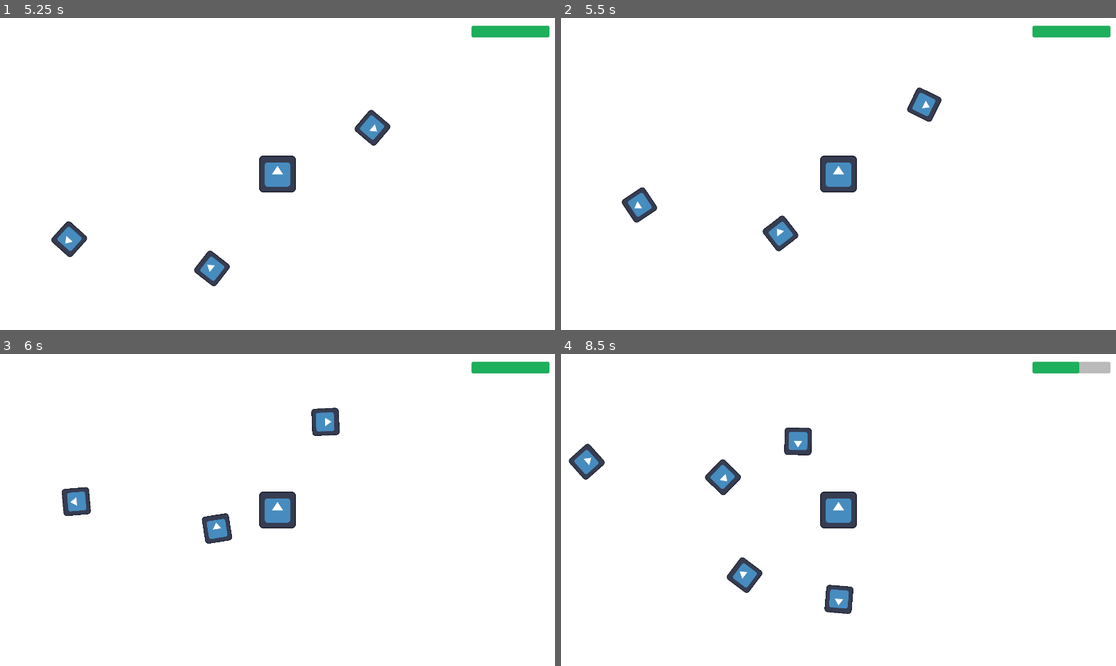
Above: before the commit, frames 1-4 (two rows, left to right).
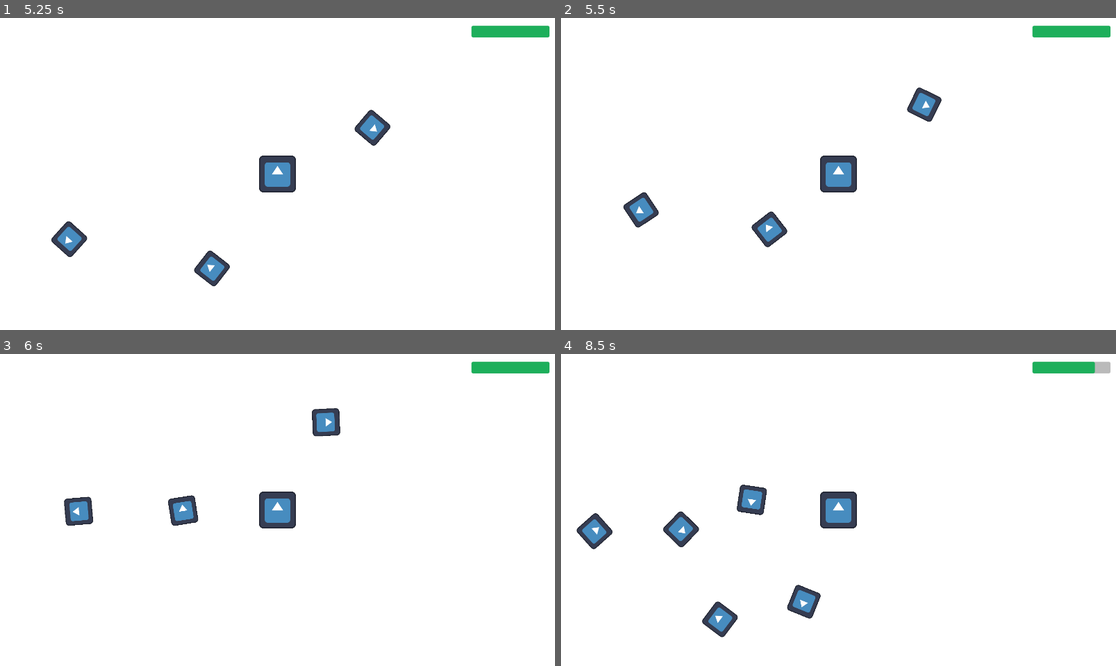
Above: after the commit, the same moments.

Repository: webermael/Informatikprojekt
Game: Godot game, scene res://Game.tscn
Same seed, same stepped clock (60 frames per second), same inputs: the game is played once before the commit and once after it. The engine's default icon, where the game draws it, is replaced by a stand-in: a white triangle on a blue panel in a dark square.
Inputs:
- Up to frame 1 (5.25 s): tap Enter at 0.5 s; hold Right (ui_right) 0.53-1.28 s; tap Space at 1.25 s; hold Down (ui_down) 1.28-2.03 s; hold Right (ui_right) 2.03-2.78 s; hold Up (ui_up) 2.78-3.53 s; hold Left (ui_left) 3.53-5.03 s; hold Down (ui_down) from 5.03 s (still down)
- Up to frame 2 (5.5 s): keep holding Down (ui_down)
- Up to frame 3 (6 s): release Down (ui_down) at 5.78 s; hold Right (ui_right) from 5.78 s (still down)
- Up to frame 4 (8.5 s): release Right (ui_right) at 6.53 s; hold Up (ui_up) 6.53-7.28 s; hold Right (ui_right) 7.28-8.03 s; hold Down (ui_down) from 8.03 s (still down)

Frame 1 is identical in both runs. In frame 2, 1.0% of the frame differs, in the area x 10-43%, y 54-75%; in frame 3, 1.4%; in frame 4, 4.3%, in the area x 1-97%, y 2-91%.

Commit message:
first commit

Diff:
--- a/Enemies/Roller/Roller.gd
+++ b/Enemies/Roller/Roller.gd
@@ -2,7 +2,7 @@
 
 const SPEED = 150.0
 var health = 2
-const friendship_distance = 500
+const friendship_distance = 300
 
 @onready var player = $/root/Game/Player
 
